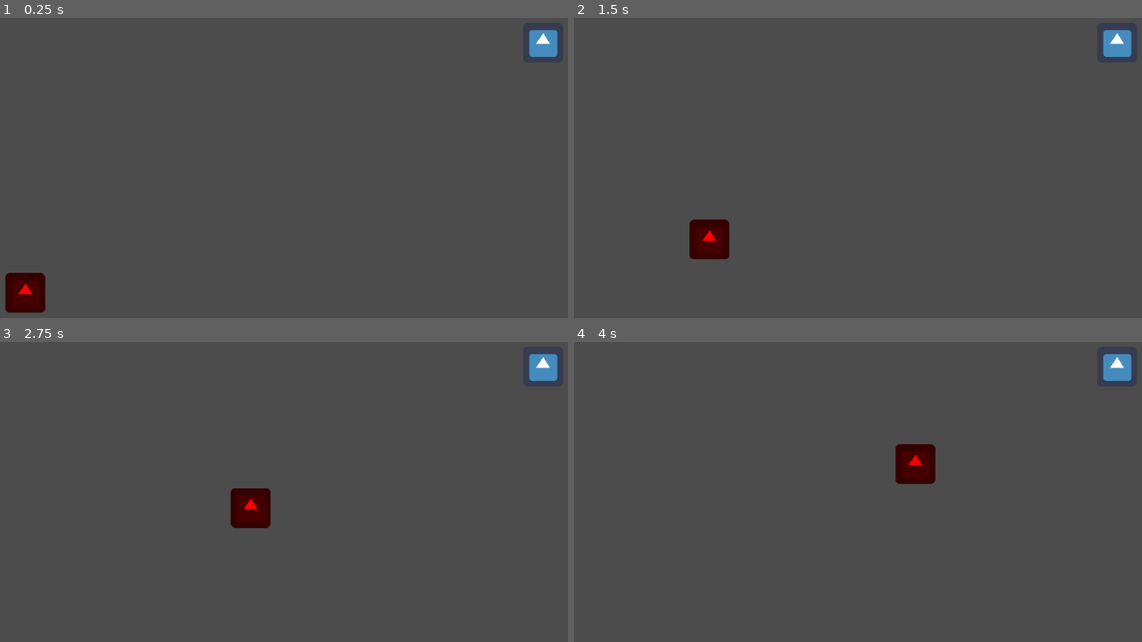
Above: before the commit, frames 1-4 (two rows, left to right).
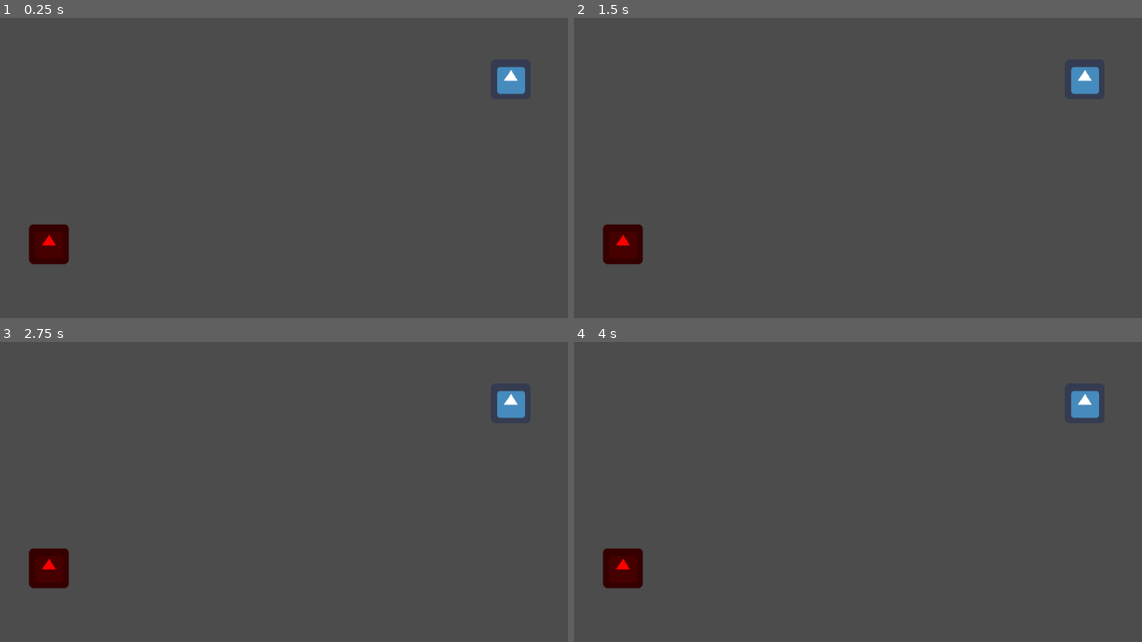
Above: after the commit, the same moments.

Repository: Tretjak/Projekt-vt21
Game: Godot game, scene res://Enemy/Level/Collision.tscn
Two runs of this game, one before a commit and one after it. Both use one fixed random seed, a clock stepped at 60 frames per second and the inputs below. The engine's default icon, where the game draws it, is replaced by a stand-in: a white triangle on a blue panel in a dark square.
Inputs (mouse positions are in pixels of both pictures, inside the frame that each line leads up to):
- Up to frame 1 (0.25 s): no input
- Up to frame 2 (1.5 s): tap Enter (ui_accept) at 0.5, 0.77 s; move the mouse to (988, 159) at 0.52 s; hold Right (ui_right) 0.53-1.28 s; move the mouse to (721, 198) at 1.27 s; hold Down (ui_down) from 1.28 s (still down)
- Up to frame 3 (2.75 s): tap Enter (ui_accept) at 1.52 s; move the mouse to (340, 420) at 2.02 s; release Down (ui_down) at 2.03 s; hold Right (ui_right) from 2.03 s (still down)
- Up to frame 4 (4 s): move the mouse to (818, 576) at 2.77 s; release Right (ui_right) at 2.78 s; hold Up (ui_up) 2.78-3.53 s; tap Enter (ui_accept) at 3.02, 3.77 s; move the mouse to (1039, 558) at 3.52 s; hold Left (ui_left) from 3.53 s (still down)

The runs differ from the first frame. In frame 1, 2.8% of the frame differs, in the area x 0-99%, y 3-99%; in frame 2, 2.8%; in frame 3, 2.8%; in frame 4, 2.8%, in the area x 5-99%, y 3-83%.

Commit message:
Cleanup

Diff:
--- a/Projekt vt21/Enemy/Enemy.gd
+++ b/Projekt vt21/Enemy/Enemy.gd
@@ -8,7 +8,7 @@
 var motion = Vector2()
 var path = []
 var state = 0
-var hunt = 1
+var hunt = 0
 #0 = stop, 1 = right, 2 = left, 3 = up, 4 = down
 
 func _physics_process(delta):
@@ -17,30 +17,31 @@
 		if Input.is_action_pressed('ui_right'):
 			goal = get_node("../../player").global_position - global_position
 		move_and_slide(goal * MOVE_SPEED * delta)
-
-"""if state ==0:
-		motion.x = 0
-		motion.y = 0
-	elif state == 1:
-		motion.x = 100
-		motion.y = 0
-	elif state == 2:
-		motion.x = -100
-		motion.y = 0
-	elif state == 3:
-		motion.x = 0
-		motion.y = -100
-	elif state == 4:
-		motion.x = 0
-		motion.y = 100
-		"""
+	elif hunt == 0:
+		if state ==0:
+			motion.x = 0
+			motion.y = 0
+		elif state == 1:
+			motion.x = 100
+			motion.y = 0
+		elif state == 2:
+			motion.x = -100
+			motion.y = 0
+		elif state == 3:
+			motion.x = 0
+			motion.y = -100
+		elif state == 4:
+			motion.x = 0
+			motion.y = 100
 
 
-"""func _on_Timer_timeout():
-	state = floor(rand_range(0,5))
-	print(state)
-	pass # Replace with function body.
-	"""
+
+func _on_Timer_timeout():
+	if hunt == 0:
+		state = floor(rand_range(0,5))
+		print(state)
+		pass # Replace with function body.
+
 
 
 func _set_target(goal):
--- a/Projekt vt21/Enemy/Enemy.tscn
+++ b/Projekt vt21/Enemy/Enemy.tscn
@@ -3,10 +3,10 @@
 [ext_resource path="res://Assets/icon.png" type="Texture" id=1]
 [ext_resource path="res://Enemy/Enemy.gd" type="Script" id=2]
 
-[sub_resource type="CircleShape2D" id=2]
-radius = 148.788
+[sub_resource type="CircleShape2D" id=1]
+radius = 266.939
 
-[sub_resource type="RectangleShape2D" id=1]
+[sub_resource type="RectangleShape2D" id=2]
 extents = Vector2( 29.2332, 30.7064 )
 
 [node name="Enemy" type="Node2D"]
@@ -23,14 +23,14 @@
 [node name="Area2D" type="Area2D" parent="KinematicBody2D"]
 
 [node name="CollisionShape2D" type="CollisionShape2D" parent="KinematicBody2D/Area2D"]
-shape = SubResource( 2 )
+shape = SubResource( 1 )
 
 [node name="icon" type="Sprite" parent="KinematicBody2D"]
 texture = ExtResource( 1 )
 
 [node name="CollisionShape2D" type="CollisionShape2D" parent="KinematicBody2D"]
 modulate = Color( 0.0352941, 0.533333, 0.933333, 1 )
-shape = SubResource( 1 )
+shape = SubResource( 2 )
 
 [node name="Timer" type="Timer" parent="KinematicBody2D"]
 autostart = true
--- a/Projekt vt21/Enemy/Level/Collision.tscn
+++ b/Projekt vt21/Enemy/Level/Collision.tscn
@@ -3,18 +3,18 @@
 [ext_resource path="res://Enemy/Enemy.tscn" type="PackedScene" id=1]
 [ext_resource path="res://Assets/icon.png" type="Texture" id=2]
 
-[sub_resource type="RectangleShape2D" id=4]
+[sub_resource type="RectangleShape2D" id=1]
 extents = Vector2( 32.5355, 31.7237 )
 
 [node name="Collision" type="Node2D"]
 
 [node name="Enemy" parent="." instance=ExtResource( 1 )]
-position = Vector2( 110.983, 485.224 )
+position = Vector2( 149.038, 406.736 )
 
 [node name="Node2D" type="Node2D" parent="."]
 
 [node name="player" type="KinematicBody2D" parent="."]
-position = Vector2( 942.828, 81.9527 )
+position = Vector2( 891.124, 141.413 )
 __meta__ = {
 "_edit_group_": true
 }
Not shown: 1 places in Projekt vt21/Enemy/Level/Collision.tscn that only renumber resources
